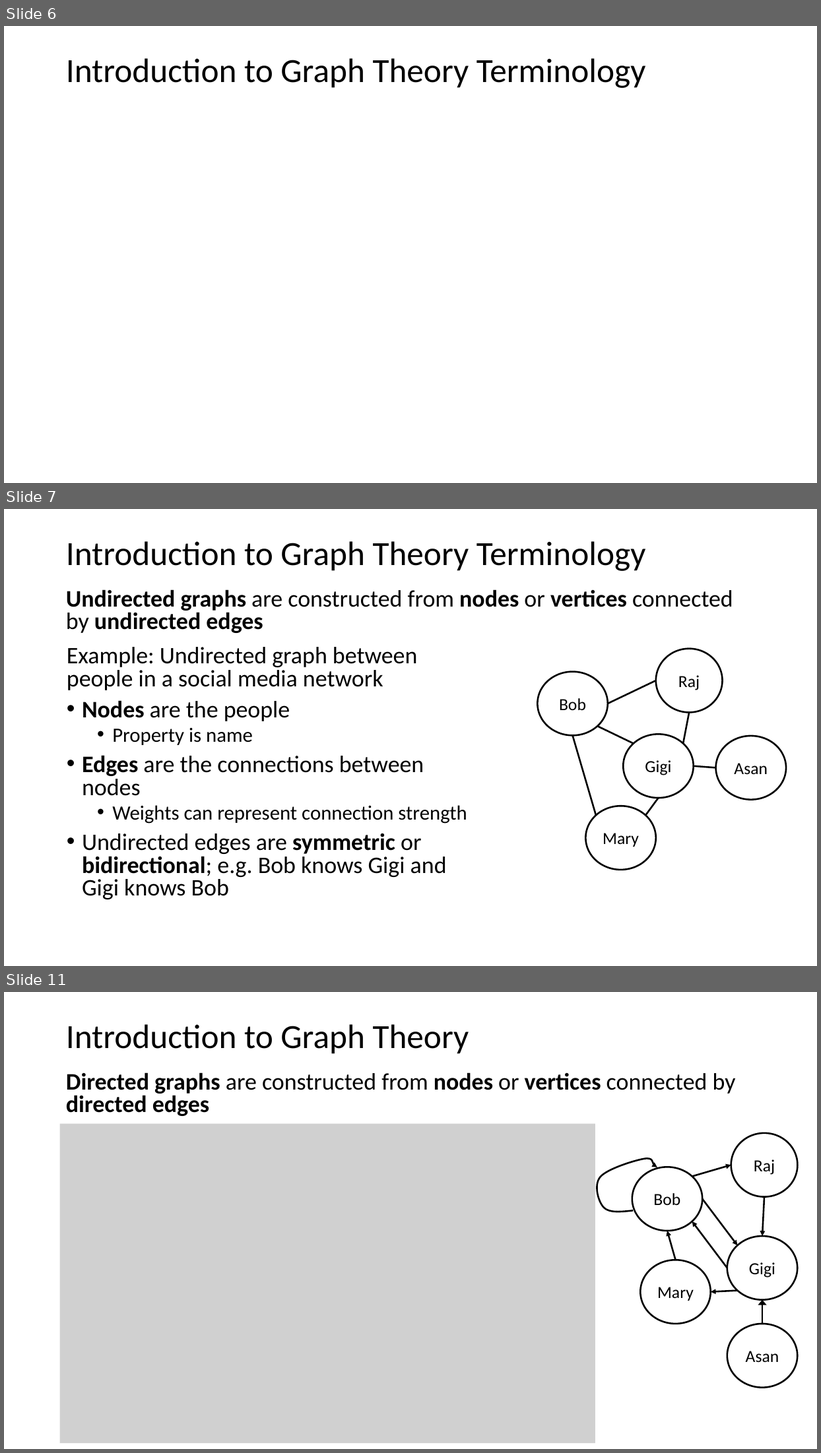
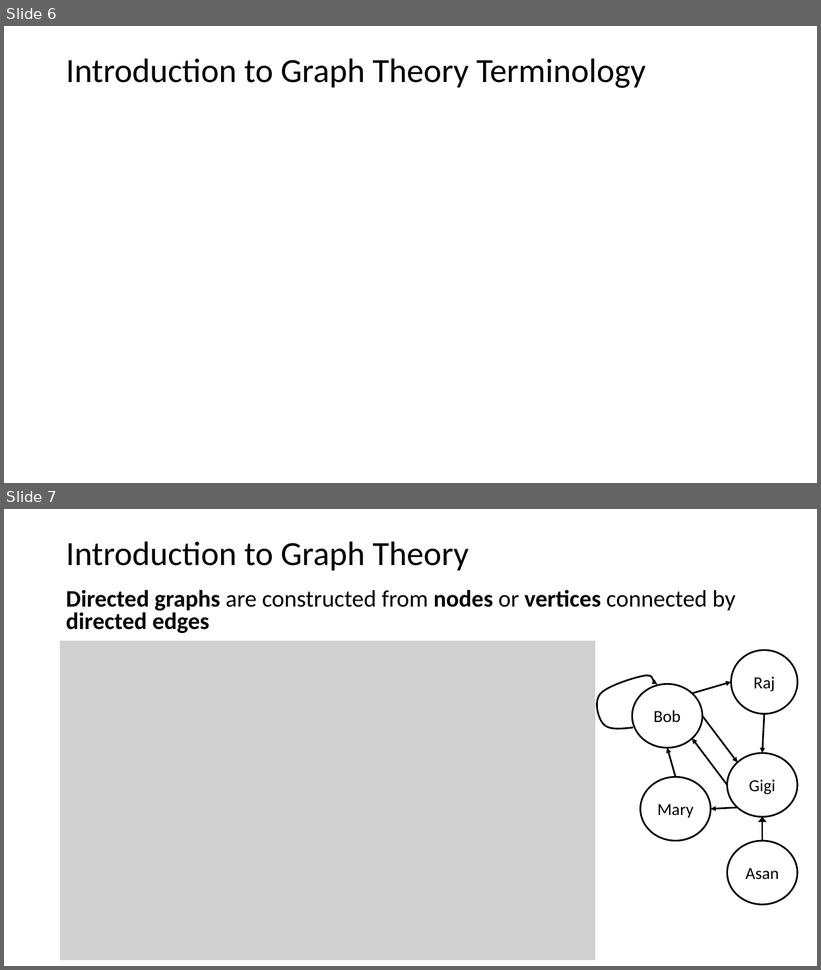
Before and after one commit to StephenElston/CSCI-E-108, a slide deck: slides/5_GraphsAndSocialNetworks.pptx. Shown one above the other, each under a label of ours: slides 6, 7 and 11 before the commit, slides 6 and 7 after it; the slides between them are not shown. The pictures are 821x1453 and 821x970 pixels, drawn with LibreOffice and Linux fonts; fonts in the diff are those of the drawing; grey boxes stand for pictures. Boxes give left, top, right and bottom in pixels: in the first picture for what was removed or moved away, otherwise in the second. Text is boxed around its words. In the diff, an @@ line names an element or a change of style, - is before the commit and + after.

```diff
--- a/slides/5_GraphsAndSocialNetworks.pptx
+++ b/slides/5_GraphsAndSocialNetworks.pptx
@@ slide 7 removed at <box>4,509,817,966</box>, background #FFFFFF @@
@@ title removed at <box>66,541,646,571</box> @@
-Introduction to Graph Theory Terminology
@@ text removed at <box>66,590,733,633</box> @@
-Undirected graphs are constructed from nodes or vertices connected by undirected edges
@@ text removed at <box>67,647,467,900</box> @@
-Example: Undirected graph between people in a social media network
-• Nodes are the people
-  • Property is name
-• Edges are the connections between nodes
-  • Weights can represent connection strength
-• Undirected edges are symmetric or bidirectional; e.g. Bob knows Gigi and Gigi knows Bob
@@ ellipse removed at <box>656,649,723,713</box> @@
-Raj
@@ ellipse removed at <box>538,672,608,736</box> @@
-Bob
@@ line removed from (608, 704) to (656, 681) @@
@@ line removed from (634, 744) to (597, 726) @@
@@ line removed from (684, 744) to (690, 713) @@
@@ line removed from (596, 816) to (573, 736) @@
@@ ellipse removed at <box>623,734,693,798</box> @@
-Gigi
@@ ellipse removed at <box>716,736,786,800</box> @@
-Asan
@@ line removed from (694, 766) to (716, 768) @@
@@ line removed from (646, 816) to (659, 798) @@
@@ ellipse removed at <box>586,806,656,870</box> @@
-Mary
@@ what was slide 11 is now slide 7 @@
```
Also in this commit, not shown: 1 slide changed, 1 slide added, 3 other slides removed.
